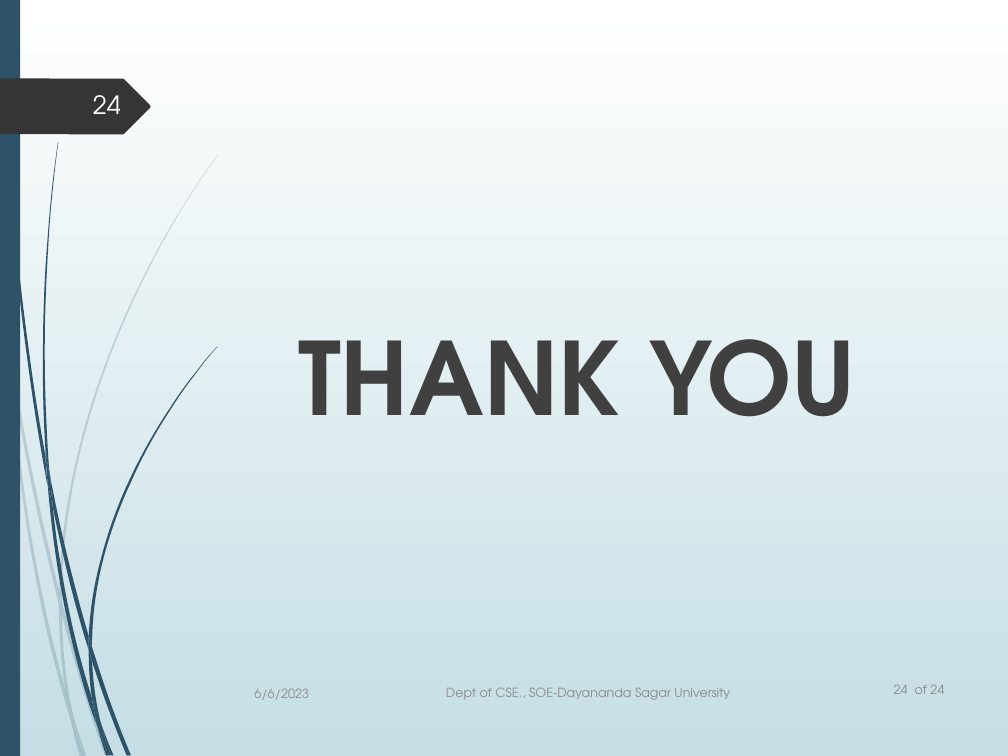
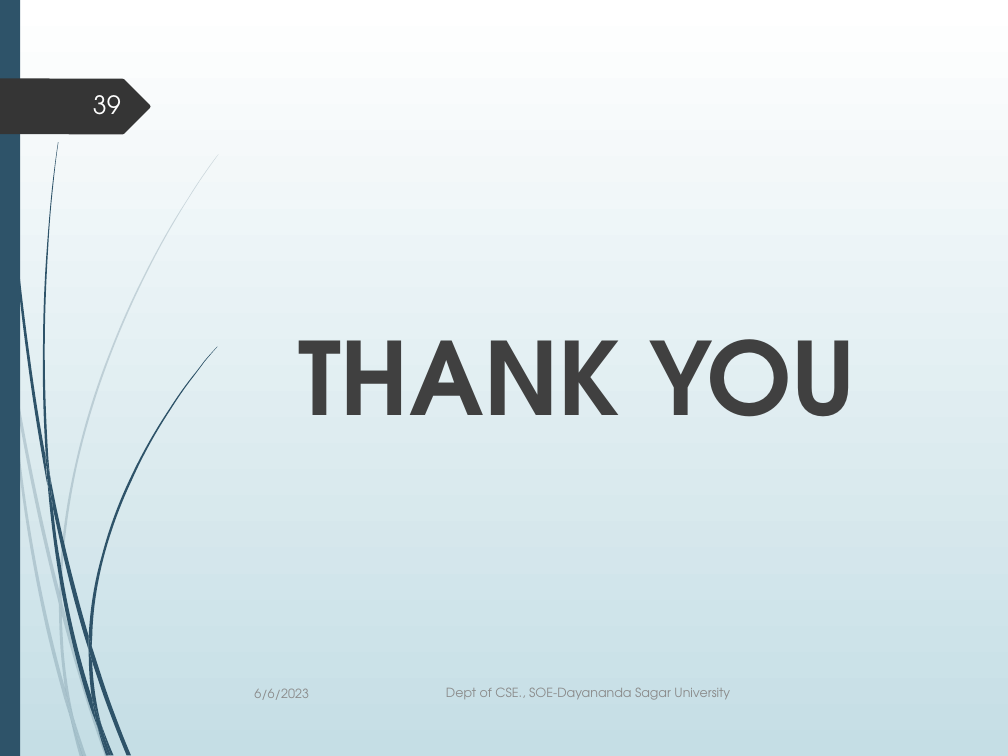
Before and after one commit to Hy-per-ion/andrew-voice-assistant, a slide deck: slide 39 of app/Personal_Robot_with_AI_enabled_Voice_Assistant.pptx (slide 24 before the commit). Drawn at 1008x756 pixels with LibreOffice and Linux fonts; fonts in the diff are those of the drawing. Boxes give left, top, right and bottom in pixels: in the first picture for what was removed or moved away, otherwise in the second. Text is boxed around its words. In the diff, an @@ line names an element or a change of style, - is before the commit and + after.

```diff
--- a/app/Personal_Robot_with_AI_enabled_Voice_Assistant.pptx
+++ b/app/Personal_Robot_with_AI_enabled_Voice_Assistant.pptx
@@ page number at box(93, 95, 121, 115): text changed @@
-24
+39
@@ text removed at box(894, 684, 944, 694) @@
-24 of 24
```
Also in this commit, not shown: 17 other slides changed, 15 slides added.
